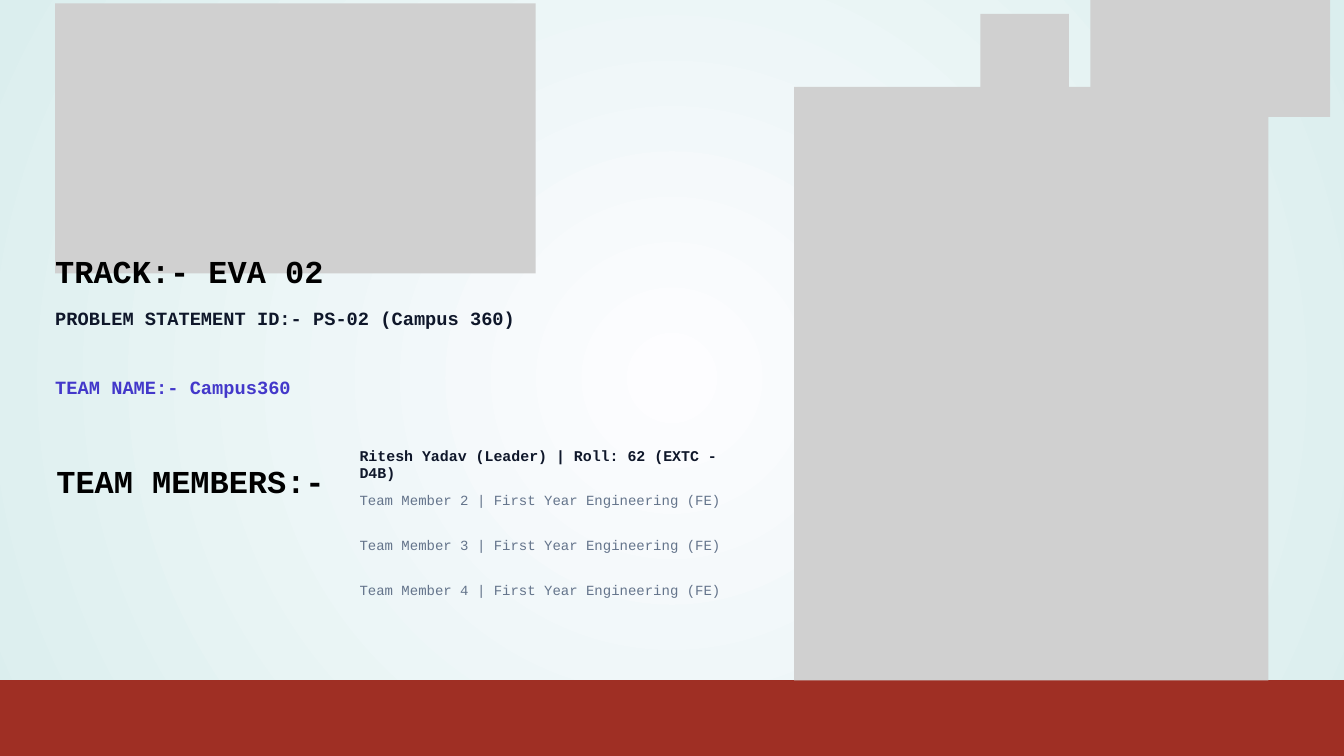
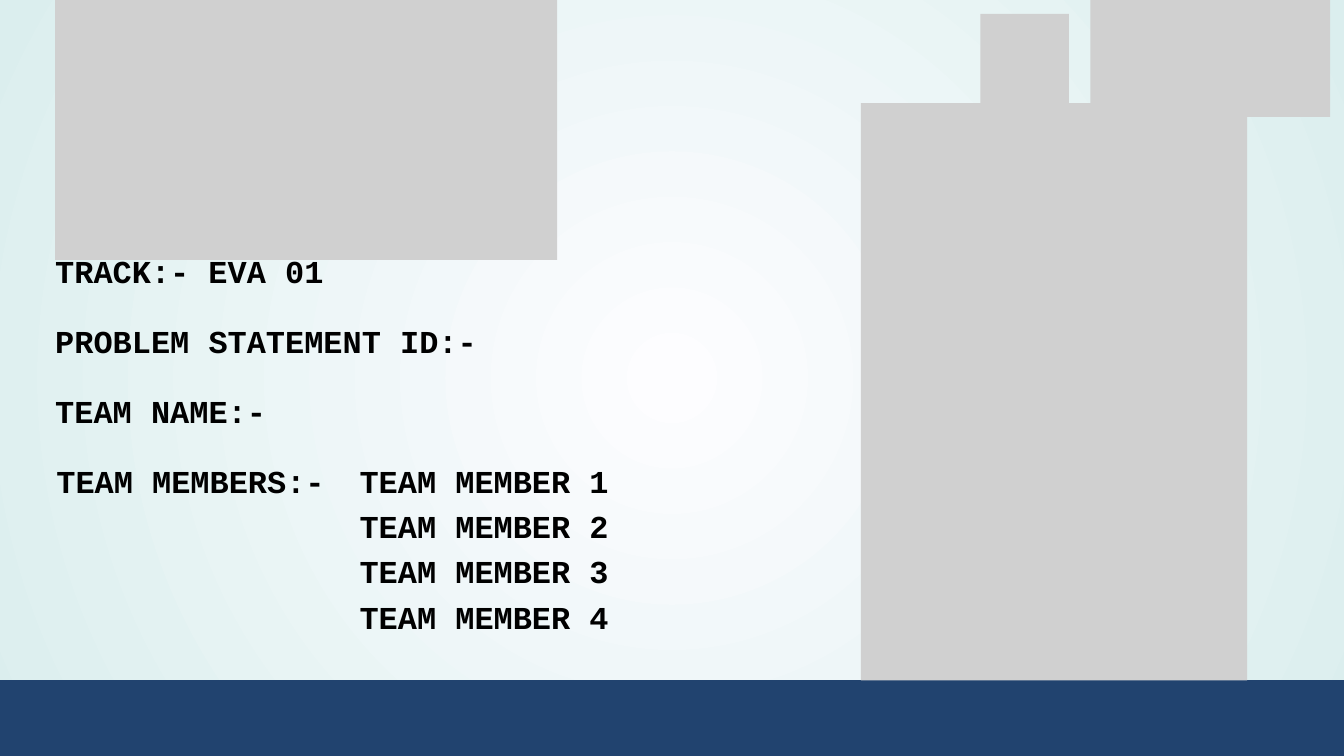
Before and after one commit to ritesh2888/Campus-360, a slide deck: slide 1 of Campus360_Genesis2.0_FE.pptx. Drawn at 1344x756 pixels with LibreOffice and Linux fonts; fonts in the diff are those of the drawing; grey boxes stand for pictures. Boxes give left, top, right and bottom in pixels: in the first picture for what was removed or moved away, otherwise in the second. Text is boxed around its words. In the diff, an @@ line names an element or a change of style, - is before the commit and + after.

```diff
--- a/Campus360_Genesis2.0_FE.pptx
+++ b/Campus360_Genesis2.0_FE.pptx
@@ picture resized from (x1=55, y1=3, x2=536, y2=274) to (x1=55, y1=0, x2=557, y2=260) @@
@@ picture resized from (x1=794, y1=87, x2=1269, y2=680) to (x1=861, y1=103, x2=1247, y2=680) @@
@@ text at (x1=55, y1=261, x2=323, y2=284): text changed @@
-TRACK:- EVA 02
+TRACK:- EVA 01
@@ text at (x1=55, y1=331, x2=477, y2=354): text changed; size 20 to 34.3 pt; text colour #0F172A to #000000 @@
-PROBLEM STATEMENT ID:- PS-02 (Campus 360)
+PROBLEM STATEMENT ID:-
@@ text at (x1=55, y1=402, x2=266, y2=423): text changed; size 20 to 34.3 pt; text colour #4338CA to #000000 @@
-TEAM NAME:- Campus360
+TEAM NAME:-
@@ text at (x1=360, y1=472, x2=608, y2=493): text changed; size 16 to 34.3 pt; text colour #0F172A to #000000 @@
-Ritesh Yadav (Leader) | Roll: 62 (EXTC - D4B)
+TEAM MEMBER 1
@@ text at (x1=360, y1=516, x2=608, y2=538): text changed; size 15 to 34.3 pt; text colour #64748B to #000000; bold on @@
-Team Member 2 | First Year Engineering (FE)
+TEAM MEMBER 2
@@ text at (x1=360, y1=561, x2=608, y2=584): text changed; size 15 to 34.3 pt; text colour #64748B to #000000; bold on @@
-Team Member 3 | First Year Engineering (FE)
+TEAM MEMBER 3
@@ text at (x1=360, y1=608, x2=608, y2=629): text changed; size 15 to 34.3 pt; text colour #64748B to #000000; bold on @@
-Team Member 4 | First Year Engineering (FE)
+TEAM MEMBER 4
@@ freeform shape at (x1=0, y1=681, x2=1344, y2=756): fill #9F2F24 to #21436F @@
```
Also in this commit, not shown: 1 other slide changed, 3 slides added, 4 slides removed, 11 other files.
